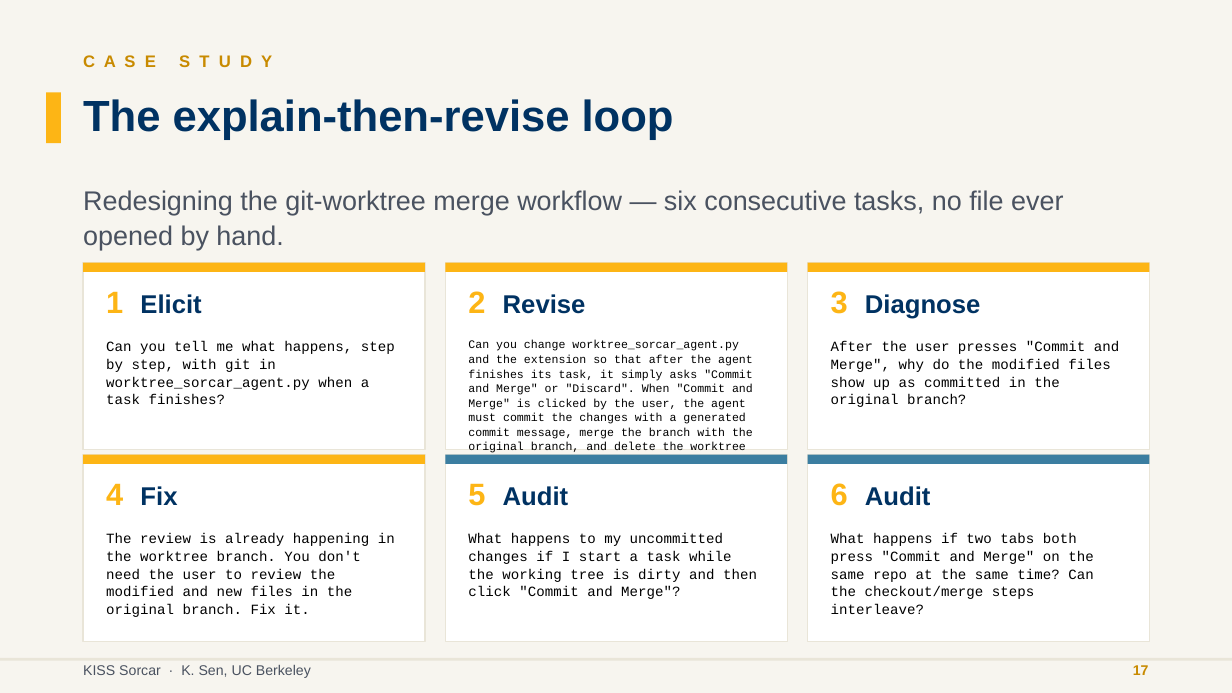
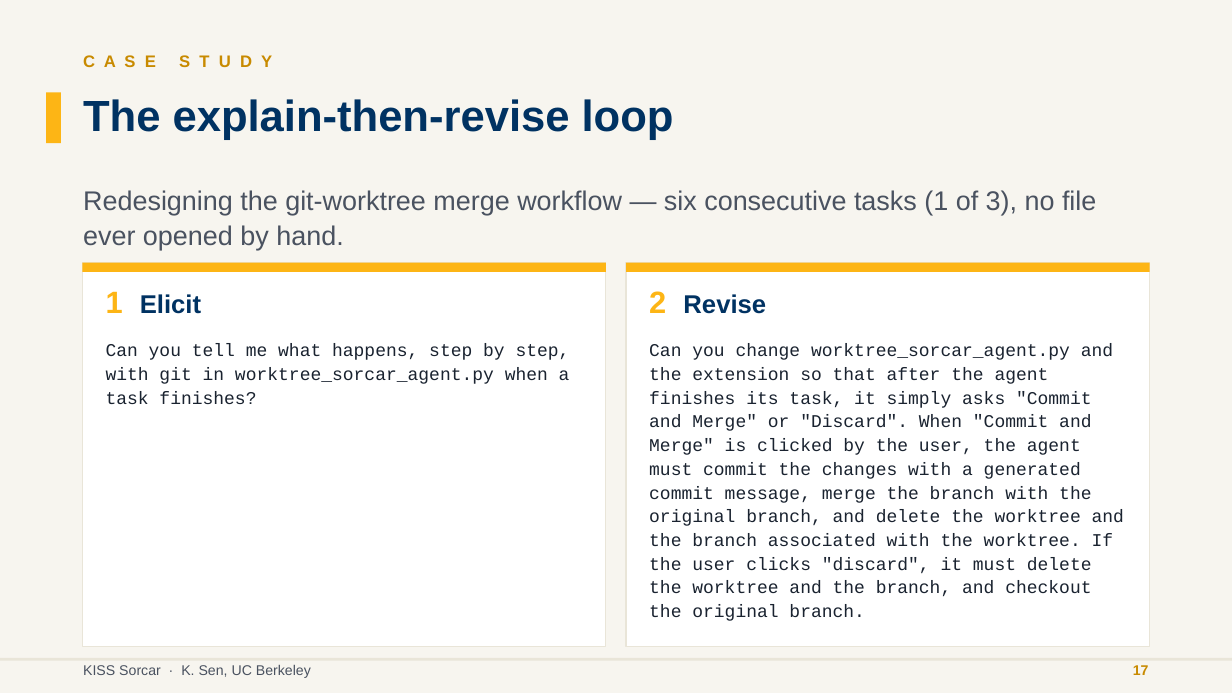
Before and after one commit to ksenxx/kiss_ai, a slide deck: slide 17 of papers/sekisssorcar/se_kiss_sorcar_slides.pptx. Drawn at 1232x693 pixels with LibreOffice and Linux fonts; fonts in the diff are those of the drawing. Boxes give left, top, right and bottom in pixels: in the first picture for what was removed or moved away, otherwise in the second. Text is boxed around its words. In the diff, an @@ line names an element or a change of style, - is before the commit and + after.

Commit message:
style: increase prompt font size to 14pt in slide 17
User prompt:
can you increase the font size of the prompts in slide 17 to 14?  You can use multiple slides.

```diff
--- a/papers/sekisssorcar/se_kiss_sorcar_slides.pptx
+++ b/papers/sekisssorcar/se_kiss_sorcar_slides.pptx
@@ text at bbox=[83, 190, 1096, 250]: text changed @@
-Redesigning the git-worktree merge workflow — six consecutive tasks, no file ever opened by hand.
+Redesigning the git-worktree merge workflow — six consecutive tasks (1 of 3), no file ever opened by hand.
@@ rectangle: place and size @@
-rectangle at bbox=[83, 262, 425, 272]
+rectangle at bbox=[82, 262, 605, 272]
@@ rectangle: place and size @@
-rectangle at bbox=[83, 262, 425, 449]
+rectangle at bbox=[82, 262, 605, 647]
@@ rectangle removed at bbox=[445, 262, 787, 449] @@
@@ rectangle removed at bbox=[445, 262, 787, 272] @@
@@ rectangle: place and size @@
-rectangle at bbox=[808, 262, 1150, 272]
+rectangle at bbox=[627, 262, 1150, 272]
@@ rectangle: place and size @@
-rectangle at bbox=[808, 262, 1150, 449]
+rectangle at bbox=[627, 262, 1150, 647]
@@ text "2 Revise": place and size @@
-text "2 Revise" at bbox=[468, 291, 586, 314]
+text "2 Revise" at bbox=[649, 291, 766, 314]
@@ text removed at bbox=[831, 291, 981, 319] @@
-3 Diagnose
@@ text "Can you tell me what ..." at bbox=[106, 344, 570, 404]: size 11 to 14 pt, text colour #000000 to #1A2330; line spacing 1.05 to 1.1 @@
@@ text "Can you change worktree_sorcar_agent.py and ...": place and size @@
-text "Can you change worktree_sorcar_agent.py and ..." at bbox=[468, 340, 753, 506]
+text "Can you change worktree_sorcar_agent.py and ..." at bbox=[649, 344, 1124, 621]
@@ text "Can you change worktree_sorcar_agent.py and ..." at bbox=[649, 344, 1124, 621]: size 9 to 14 pt, text colour #000000 to #1A2330; line spacing 1.05 to 1.1 @@
@@ text removed at bbox=[831, 341, 1119, 407] @@
-After the user presses "Commit and Merge", why do the modified files show up as committed in the original branch?
@@ rectangle removed at bbox=[83, 455, 425, 641] @@
@@ rectangle removed at bbox=[83, 455, 425, 464] @@
@@ rectangle removed at bbox=[445, 455, 787, 641] @@
@@ rectangle removed at bbox=[445, 455, 787, 464] @@
@@ rectangle removed at bbox=[808, 455, 1150, 641] @@
@@ rectangle removed at bbox=[808, 455, 1150, 464] @@
@@ text removed at bbox=[106, 483, 177, 505] @@
-4 Fix
@@ text removed at bbox=[468, 483, 569, 506] @@
-5 Audit
@@ text removed at bbox=[831, 483, 931, 506] @@
-6 Audit
@@ text removed at bbox=[106, 533, 395, 617] @@
-The review is already happening in the worktree branch. You don't need the user to review the modified and new files in the original branch. Fix it.
@@ text removed at bbox=[468, 533, 757, 599] @@
-What happens to my uncommitted changes if I start a task while the working tree is dirty and then click "Commit and Merge"?
@@ text removed at bbox=[831, 533, 1093, 614] @@
-What happens if two tabs both press "Commit and Merge" on the same repo at the same time? Can the checkout/merge steps interleave?
```
Also in this commit, not shown: 6 other slides changed, 2 slides added.
